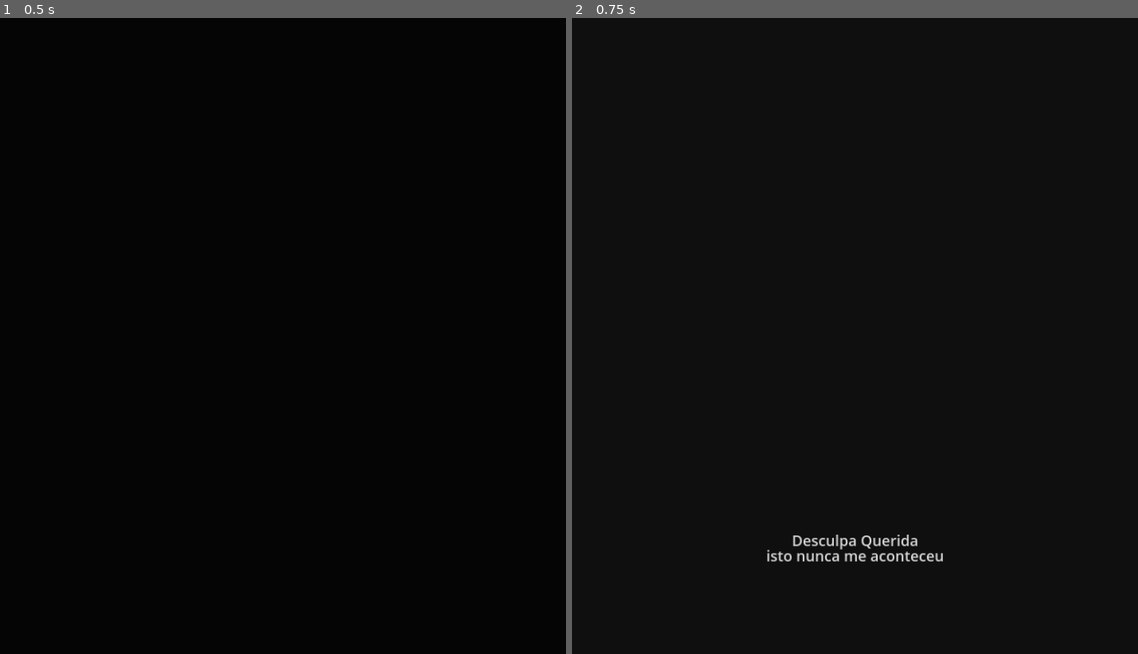
Above: before the commit, frames 1-2 (left to right).
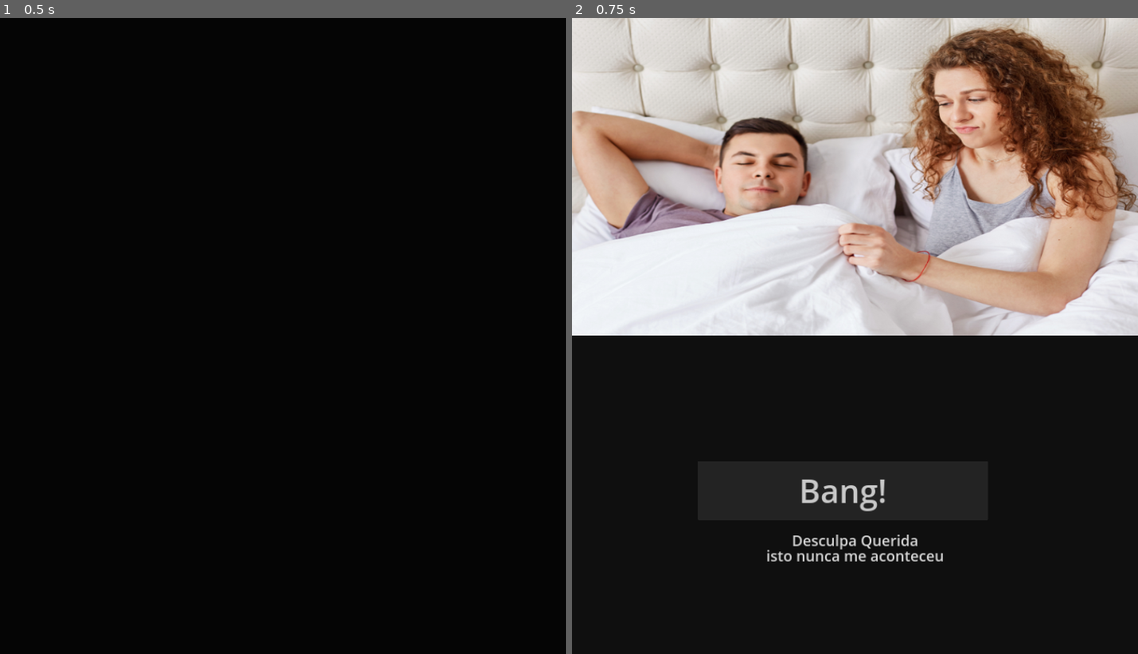
Above: after the commit, the same moments.

Repository: jose-lico/InvictvsGameJam2023
Game: Godot game, scene res://scenes/main_scene.tscn
Two runs of this game, one before a commit and one after it. Both use one fixed random seed, a clock stepped at 60 frames per second and the inputs below.
Inputs:
- Up to frame 1 (0.5 s): no input
- Up to frame 2 (0.75 s): click "Bang!" at 0.5 s

Frame 1 is identical in both runs. In frame 2, 50% of the frame differs, in the area x 0-100%, y 0-78%.

Commit message:
Add intro with img

Diff:
--- a/scenes/main_scene.tscn
+++ b/scenes/main_scene.tscn
@@ -1,7 +1,8 @@
-[gd_scene load_steps=10 format=3 uid="uid://0xcwhd3kwacq"]
+[gd_scene load_steps=11 format=3 uid="uid://0xcwhd3kwacq"]
 
 [ext_resource type="Script" path="res://src/welcomeScreen/welcomescreen.gd" id="1_ta6vg"]
-[ext_resource type="PackedScene" uid="uid://cfwhh0y510du1" path="res://game.tscn" id="2_nm5sd"]
+[ext_resource type="PackedScene" uid="uid://bh7rox2t2dku0" path="res://game.tscn" id="2_nm5sd"]
+[ext_resource type="Texture2D" uid="uid://bigum27ytm0tl" path="res://assets/erectile-dysfunction.png" id="3_bn6j8"]
 
 [sub_resource type="SystemFont" id="SystemFont_qrm3g"]
 
@@ -57,6 +58,18 @@
 tracks/3/interp = 1
 tracks/3/loop_wrap = true
 tracks/3/keys = {
+"times": PackedFloat32Array(0),
+"transitions": PackedFloat32Array(1),
+"update": 0,
+"values": [Color(1, 1, 1, 0)]
+}
+tracks/4/type = "value"
+tracks/4/imported = false
+tracks/4/enabled = true
+tracks/4/path = NodePath("Control/TextureRect:self_modulate")
+tracks/4/interp = 1
+tracks/4/loop_wrap = true
+tracks/4/keys = {
 "times": PackedFloat32Array(0),
 "transitions": PackedFloat32Array(1),
 "update": 0,
@@ -126,6 +139,18 @@
 "update": 0,
 "values": [Color(1, 1, 1, 0), Color(1, 1, 1, 0), Color(1, 1, 1, 1)]
 }
+tracks/5/type = "value"
+tracks/5/imported = false
+tracks/5/enabled = true
+tracks/5/path = NodePath("Control/TextureRect:self_modulate")
+tracks/5/interp = 1
+tracks/5/loop_wrap = true
+tracks/5/keys = {
+"times": PackedFloat32Array(0, 1.81667, 2.6887),
+"transitions": PackedFloat32Array(1, 1, 1),
+"update": 0,
+"values": [Color(1, 1, 1, 0), Color(1, 1, 1, 0), Color(1, 1, 1, 1)]
+}
 
 [sub_resource type="Animation" id="Animation_xmh3s"]
 resource_name = "outro"
@@ -183,6 +208,30 @@
 "args": [],
 "method": &"clear_this"
 }]
+}
+tracks/4/type = "value"
+tracks/4/imported = false
+tracks/4/enabled = true
+tracks/4/path = NodePath("Control/Button:self_modulate")
+tracks/4/interp = 1
+tracks/4/loop_wrap = true
+tracks/4/keys = {
+"times": PackedFloat32Array(0, 0.816668),
+"transitions": PackedFloat32Array(1, 1),
+"update": 0,
+"values": [Color(1, 1, 1, 1), Color(1, 1, 1, 0)]
+}
+tracks/5/type = "value"
+tracks/5/imported = false
+tracks/5/enabled = true
+tracks/5/path = NodePath("Control/TextureRect:self_modulate")
+tracks/5/interp = 1
+tracks/5/loop_wrap = true
+tracks/5/keys = {
+"times": PackedFloat32Array(0.316667, 1.15),
+"transitions": PackedFloat32Array(1, 1),
+"update": 0,
+"values": [Color(1, 1, 1, 1), Color(1, 1, 1, 0)]
 }
 
 [sub_resource type="AnimationLibrary" id="AnimationLibrary_trwbo"]
@@ -259,6 +308,13 @@
 theme_override_font_sizes/font_size = 110
 text = "Bang!"
 
+[node name="TextureRect" type="TextureRect" parent="Control"]
+self_modulate = Color(1, 1, 1, 0)
+layout_mode = 0
+offset_right = 1920.0
+offset_bottom = 1080.0
+texture = ExtResource("3_bn6j8")
+
 [node name="AnimationPlayer" type="AnimationPlayer" parent="."]
 autoplay = "intro"
 libraries = {
Binary file added: assets/erectile-dysfunction.png
Not shown, added: assets/erectile-dysfunction.png.import
Not shown: 1 places in game.tscn that only renumber resources
